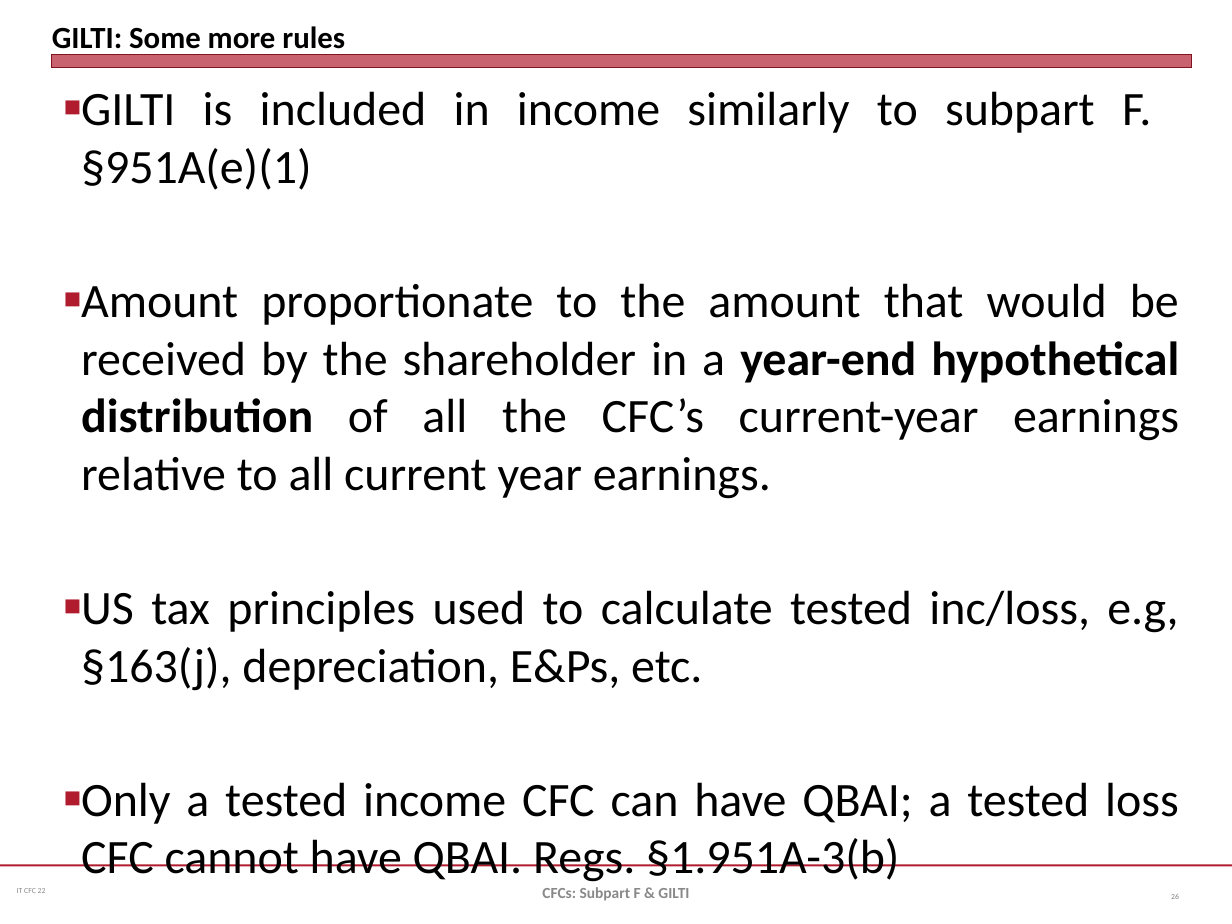
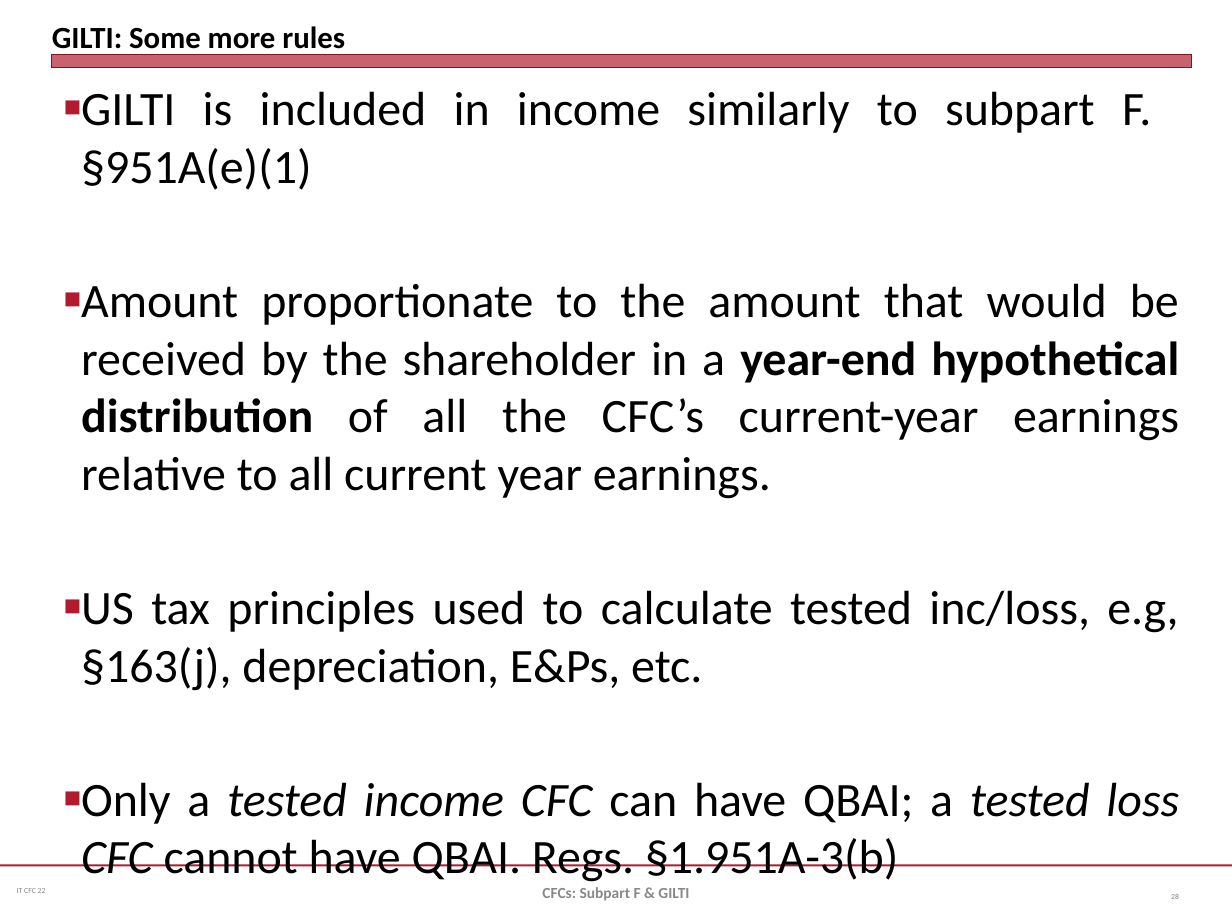
Before and after one commit to jmc877/International-Tax, a slide deck: slide 28 of slides/IT_CFC_22_1.pptx (slide 26 before the commit). Drawn at 1232x924 pixels with LibreOffice and Linux fonts; fonts in the diff are those of the drawing. Boxes give left, top, right and bottom in pixels: in the first picture for what was removed or moved away, otherwise in the second. Text is boxed around its words. In the diff, an @@ line names an element or a change of style, - is before the commit and + after.

```diff
--- a/slides/IT_CFC_22_1.pptx
+++ b/slides/IT_CFC_22_1.pptx
@@ text at [81,782,1179,880]: italic on in "tested income CFC tested loss CFC" @@
```
Also in this commit, not shown: 4 other slides changed, 6 slides added, 1 other file.
